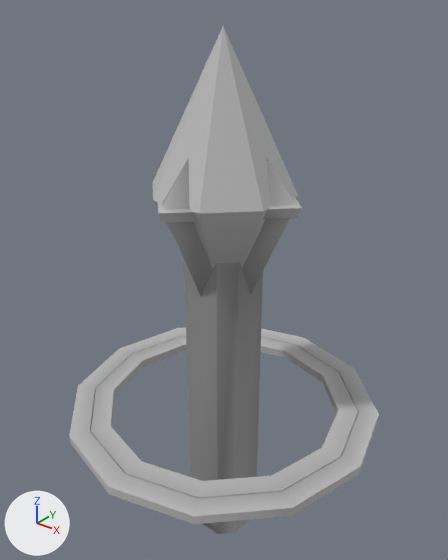
Renders of the glTF model assets_dev/worlds/mm9/models/mm9_deco_lichengine.glb from each side of a commit.
The view is the same before and after, from a 50 mm camera at (2.24, -2.79, 3.7) aimed at (-0.05, 0.07, 1.92). The axes (+X, +Y, +Z) are drawn at lower left. The lights are the same throughout. The first picture is the older version. Vertices at exactly the same position are counted once.

The scene before the commit, as lines of its bpy script (objects in view):
```python
me_lichengine = bpy.data.meshes.new('Lichengine')
me_lichengine.from_pydata(...)  # 186 vertices, 340 faces; spans x -1.07..1.07, y -1.07..1.07, z 0.0..3.47
# faces by material slot: [236, 104]
me_lichengine.materials.append(mat_lichengine)  # its picture is missing
me_lichengine.materials.append(mat_lichengine_2s)  # its picture is missing
ob_lichengine = bpy.data.objects.new('Lichengine', me_lichengine)
ob_lichengine.location = (0.0, 0.0, 0.0)
```
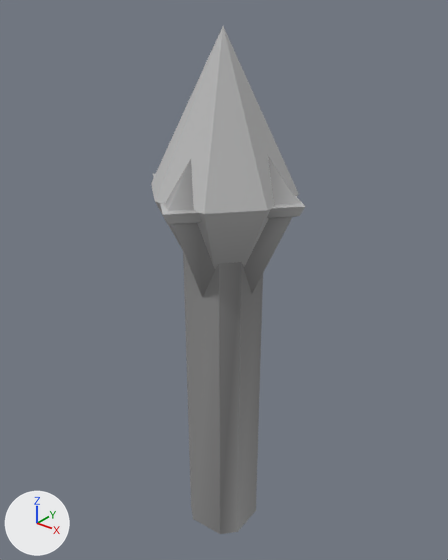
Changed parts and their boxes [x1, y1, x2, y2] in the pictures (448 x 560 px):
'Lichengine', reshaped, turned
    before: [69, 26, 379, 534]
    after: [151, 26, 305, 534]
part 1 of me_lichengine, deleted
    before: [91, 336, 358, 498]
part 2 of me_lichengine, deleted
    before: [69, 327, 379, 524]

What changed in the scene script:
```text
Change me_lichengine:
    used by ob_lichengine; location = (0.0, 0.0, 0.0)
    remove me_lichengine.from_pydata(...)  # 186 vertices, 340 faces; spans x -1.07..1.07, y -1.07..1.07, z 0.0..3.47
    add me_lichengine.from_pydata(...)  # 90 vertices, 148 faces; spans x -0.55..0.55, y -0.55..0.55, z 0.0..3.47
    me_lichengine part 1: the loose piece of 48 vertices spanning x -0.93..0.93, y -0.93..0.93, z 0.97..1.03 is deleted
    me_lichengine part 2: the loose piece of 48 vertices spanning x -1.07..1.07, y -1.07..1.07, z 0.97..1.03 is deleted
Change ob_lichengine:
    ob_lichengine.rotation_euler: (0.0, 0.0, 0.0) -> (0.0, 0.0, 0.0599)  # degrees (0, 0, 0) -> degrees (0, 0, 3.4)
```
